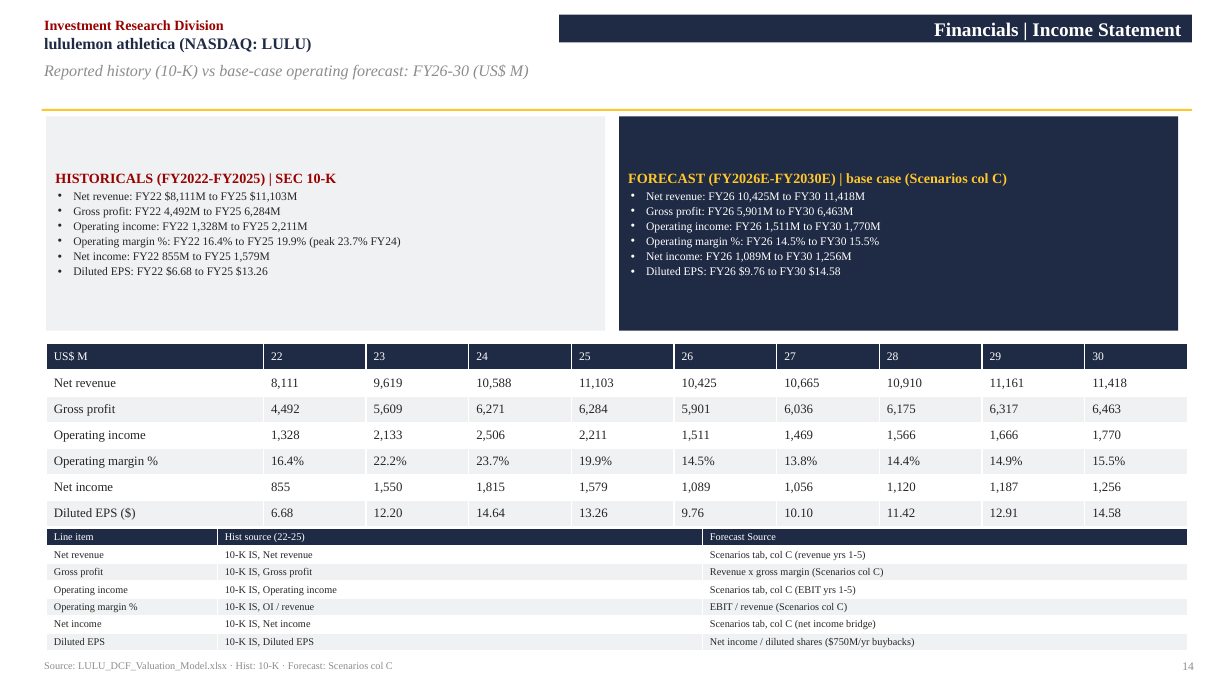
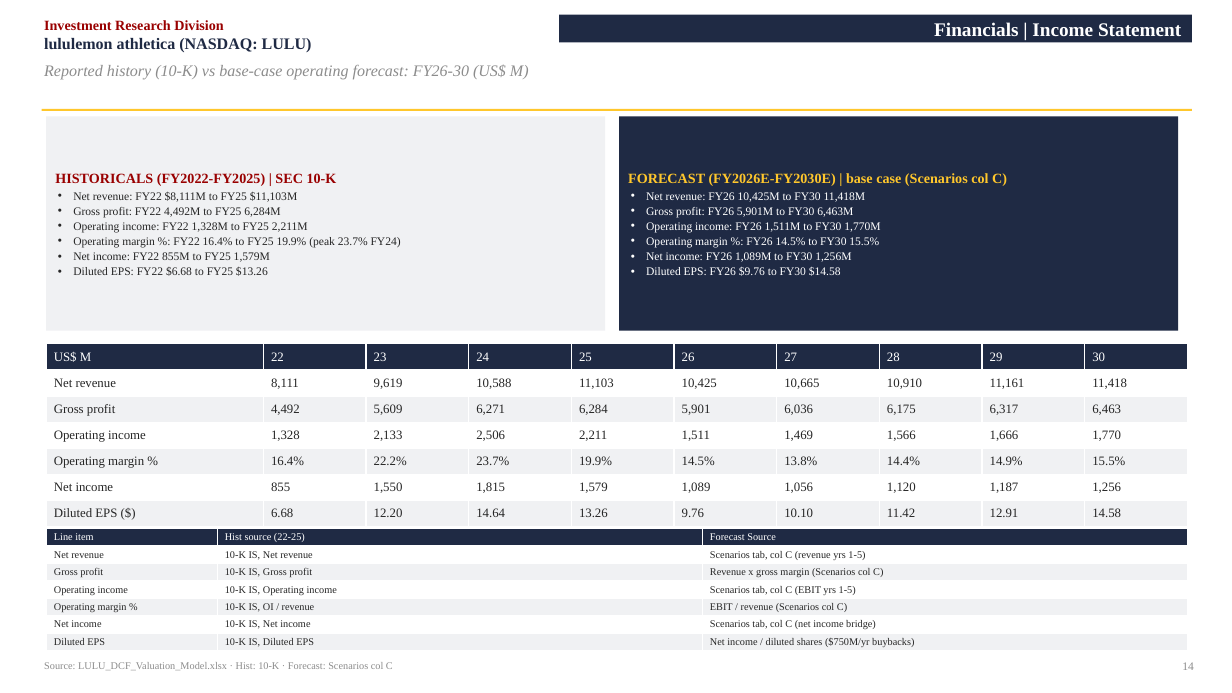
Before and after one commit to vengeanceaiUSC/RM, a slide deck: slide 14 of LULU/LULU_Investment_Pitch_Deck.pptx. Drawn at 1232x693 pixels with LibreOffice and Linux fonts; fonts in the diff are those of the drawing. Boxes give left, top, right and bottom in pixels: in the first picture for what was removed or moved away, otherwise in the second. Text is boxed around its words. In the diff, an @@ line names an element or a change of style, - is before the commit and + after.

```diff
--- a/LULU/LULU_Investment_Pitch_Deck.pptx
+++ b/LULU/LULU_Investment_Pitch_Deck.pptx
@@ table at (46, 344, 1187, 521) @@
@@ size 9 to 10 pt in "US$ M", "22", "23", "24" and 6 more places @@
```
Also in this commit, not shown: 6 other slides changed, 3 other files.
